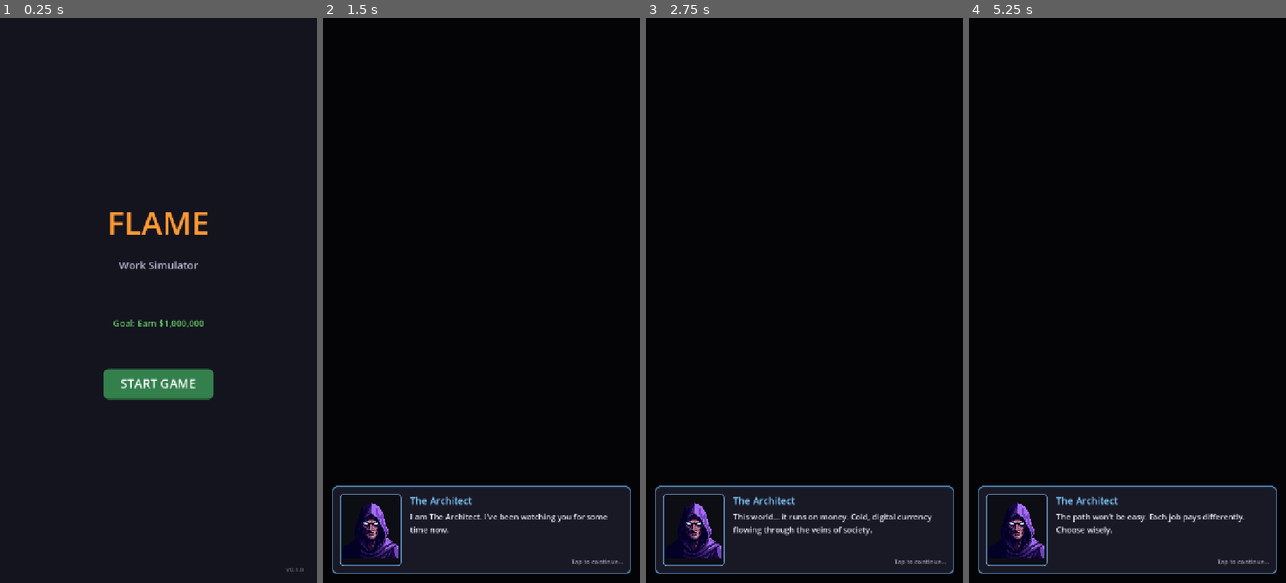
Above: before the commit, frames 1-4 (left to right).
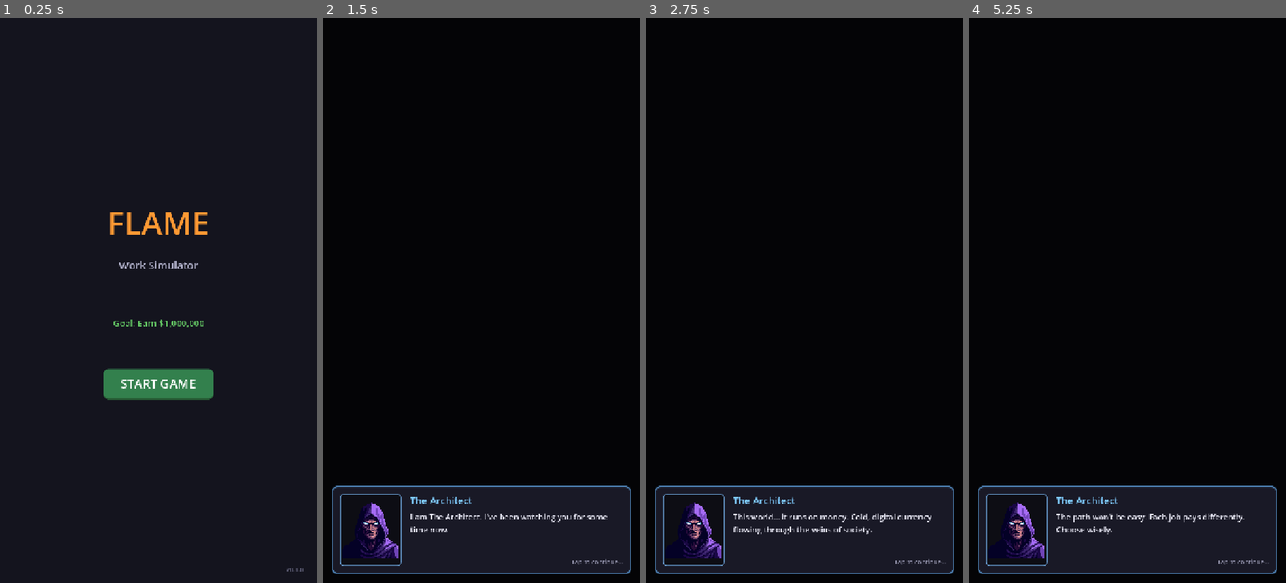
Above: after the commit, the same moments.

Repository: krlz-dev/flame
Game: Godot game, scene res://menu.tscn
Two runs of this game, one before a commit and one after it. Both use one fixed random seed, a clock stepped at 60 frames per second and the inputs below.
Inputs (mouse positions are in pixels of both pictures, inside the frame that each line leads up to):
- Up to frame 1 (0.25 s): no input
- Up to frame 2 (1.5 s): click "START GAME" at 0.5 s; tap Enter at 1.25 s; move the mouse to (551, 272) at 1.27 s; click (551, 272) at 1.42 s
- Up to frame 3 (2.75 s): tap Enter at 2 s; drag from (741, 328) to (788, 413) at 2.02 s
- Up to frame 4 (5.25 s): tap Enter every 0.75 s from 2.75 to 5 s; move the mouse to (1159, 176) at 2.77 s; click (1159, 176) at 2.92 s; drag from (1111, 413) to (1032, 215) at 3.52 s; move the mouse to (1222, 385) at 4.27 s; click (1222, 385) at 4.42 s; drag from (1032, 215) to (1079, 159) at 5.02 s

The runs differ from the first frame. In frame 1, 0.5% of the frame differs, in the area x 35-96%, y 34-98%; in frame 2, 0.4%; in frame 3, 0.6%, in the area x 27-93%, y 84-97%; in frame 4, 0.5%.

Commit message:
Add hacking mode with visual effects and improved controls
- Add 8-directional movement support with diagonal animations
- Add pixel art Enter key action button for workstation interaction
- Implement hacking mode: purple progress bar, 2s duration, $10k-50k rewards
- Add dramatic camera zoom and floating matrix-style symbols during hacking
- Disable player movement during hacking to prevent accidental escape
- Set texture filter to Nearest for crisp pixel art when zoomed
- Reduce workstation interaction radius for precise positioning

🤖 Generated with [Claude Code](https://claude.com/claude-code)

Co-Authored-By: Claude Opus 4.5 <noreply@anthropic.com>

Diff:
--- a/project.godot
+++ b/project.godot
@@ -29,5 +29,6 @@
 [rendering]
 
 renderer/rendering_method="mobile"
+textures/canvas_textures/default_texture_filter=0
 textures/vram_compression/import_etc2_astc=true
 environment/defaults/default_clear_color=Color(0, 0, 0, 1)
--- a/systems/work_system.gd
+++ b/systems/work_system.gd
@@ -6,12 +6,13 @@
 signal work_started(job_id: int)
 signal work_progress(progress: float)
 signal work_completed(reward: int)
-signal bot_loop_tick(job_id: int)
+signal hacking_started()
+signal hacking_completed(reward: int)
 
 var player: Node = null
 var bot_running: bool = false
 var bot_delay_timer: float = 0.0
-const BOT_DELAY = 0.3  # Short delay between bot jobs
+const BOT_DELAY = 1.0  # Delay between hacking jobs (prevents movement)
 
 # Job definitions: [duration, reward]
 const JOBS = {
@@ -20,13 +21,15 @@
 	3: {"name": "Job 3 - Quick Task", "duration": 3.0, "reward": 1}
 }
 
-# Bot jobs run faster (40% of normal duration)
-const BOT_SPEED_MULTIPLIER = 0.4
+# Hacking mode settings
+const HACKING_DURATION = 2.0  # 2 seconds per hack
+const HACKING_MIN_REWARD = 10000
+const HACKING_MAX_REWARD = 50000
 
 func set_player(p: Node) -> void:
 	player = p
 
-func start_job(job_id: int, is_bot: bool = false) -> bool:
+func start_job(job_id: int) -> bool:
 	if not player or not player.has_meta("work"):
 		return false
 
@@ -38,17 +41,13 @@
 		return false
 
 	var job = JOBS[job_id]
-	var duration = job.duration
-	if is_bot:
-		duration *= BOT_SPEED_MULTIPLIER  # Bot runs faster
-
-	work_comp.start_job(job_id, duration, job.reward)
+	work_comp.start_job(job_id, job.duration, job.reward)
 	work_started.emit(job_id)
 	return true
 
 func start_bot() -> void:
 	bot_running = true
-	_start_random_bot_job()
+	_start_hacking()
 
 func stop_bot() -> void:
 	bot_running = false
@@ -56,11 +55,15 @@
 func is_bot_running() -> bool:
 	return bot_running
 
-func _start_random_bot_job() -> void:
-	var job_ids = JOBS.keys()
-	var random_job = job_ids[randi() % job_ids.size()]
-	start_job(random_job, true)
-	bot_loop_tick.emit(random_job)
+func _start_hacking() -> void:
+	if not player or not player.has_meta("work"):
+		return
+
+	var work_comp: WorkComponent = player.get_meta("work")
+	# Random reward between 10,000 and 50,000
+	var random_reward = randi_range(HACKING_MIN_REWARD, HACKING_MAX_REWARD)
+	work_comp.start_job(-1, HACKING_DURATION, random_reward)  # job_id -1 for hacking
+	hacking_started.emit()
 
 func cancel_job() -> void:
 	if not player or not player.has_meta("work"):
@@ -76,7 +79,7 @@
 	if bot_running and bot_delay_timer > 0:
 		bot_delay_timer -= delta
 		if bot_delay_timer <= 0:
-			_start_random_bot_job()
+			_start_hacking()
 		return
 
 	var work_comp: WorkComponent = player.get_meta("work")
@@ -92,20 +95,28 @@
 
 func _complete_work(work_comp: WorkComponent) -> void:
 	var reward = work_comp.reward
+	var was_hacking = work_comp.current_job_id == -1
 
 	# Add money to player
 	if player.has_meta("money"):
 		var money_comp: MoneyComponent = player.get_meta("money")
 		money_comp.amount += reward
 
-	work_completed.emit(reward)
+	if was_hacking:
+		hacking_completed.emit(reward)
+	else:
+		work_completed.emit(reward)
+
 	work_comp.reset()
 
-	# If bot is running, start next job after short delay
+	# If bot is running, start next hacking job after short delay
 	if bot_running:
 		bot_delay_timer = BOT_DELAY
 
 func is_working() -> bool:
+	# Also return true during bot delay to prevent movement between hacks
+	if bot_running and bot_delay_timer > 0:
+		return true
 	if not player or not player.has_meta("work"):
 		return false
 	var work_comp: WorkComponent = player.get_meta("work")
--- a/ui/work_progress_bar.gd
+++ b/ui/work_progress_bar.gd
@@ -7,8 +7,15 @@
 var fill: ColorRect
 var label: Label
 var panel: PanelContainer
+var panel_style: StyleBoxFlat
 
 var progress: float = 0.0
+var is_hacking: bool = false
+
+const NORMAL_COLOR = Color(0.3, 0.7, 0.4)  # Green
+const HACKING_COLOR = Color(0.6, 0.2, 0.8)  # Purple
+const NORMAL_BORDER = Color(0.3, 0.5, 0.7)  # Blue
+const HACKING_BORDER = Color(0.8, 0.3, 0.9)  # Purple border
 
 func _ready() -> void:
 	visible = false
@@ -19,7 +26,7 @@
 	# Panel container
 	panel = PanelContainer.new()
 	panel.set_anchors_preset(Control.PRESET_FULL_RECT)
-	var panel_style = StyleBoxFlat.new()
+	panel_style = StyleBoxFlat.new()
 	panel_style.bg_color = Color(0.1, 0.1, 0.15, 0.9)
 	panel_style.corner_radius_top_left = 10
 	panel_style.corner_radius_top_right = 10
@@ -29,7 +36,7 @@
 	panel_style.border_width_right = 2
 	panel_style.border_width_top = 2
 	panel_style.border_width_bottom = 2
-	panel_style.border_color = Color(0.3, 0.5, 0.7)
+	panel_style.border_color = NORMAL_BORDER
 	panel.add_theme_stylebox_override("panel", panel_style)
 	add_child(panel)
 
@@ -78,7 +85,8 @@
 	if fill:
 		fill.anchor_right = progress
 	if label:
-		label.text = "WORKING... %d%%" % int(progress * 100)
+		var status_text = "HACKING" if is_hacking else "WORKING"
+		label.text = "%s... %d%%" % [status_text, int(progress * 100)]
 
 func show_bar(job_name: String = "WORKING") -> void:
 	if label:
@@ -86,5 +94,22 @@
 	set_progress(0)
 	visible = true
 
+func show_hacking() -> void:
+	is_hacking = true
+	if fill:
+		fill.color = HACKING_COLOR
+	if panel_style:
+		panel_style.border_color = HACKING_BORDER
+	if label:
+		label.text = "HACKING... 0%%"
+	set_progress(0)
+	visible = true
+
 func hide_bar() -> void:
 	visible = false
+	# Reset to normal mode
+	is_hacking = false
+	if fill:
+		fill.color = NORMAL_COLOR
+	if panel_style:
+		panel_style.border_color = NORMAL_BORDER
--- a/world.gd
+++ b/world.gd
@@ -39,17 +39,95 @@
 var can_interact: bool = false
 var indicator_tween: Tween
 
+# Hacking effects
+var camera: Camera2D
+var hacking_effects_container: Node2D
+var hacking_symbols_timer: Timer
+var is_hacking: bool = false
+const HACKING_SYMBOLS = ["0", "1", "{", "}", "<", ">", "/", "\\", "$", "#", "@", "!", "*", "&", "%", "=", "+", "-", "~", "^"]
+
 func _ready() -> void:
 	# Enable Y-sorting for proper depth ordering
 	y_sort_enabled = true
 
 	_setup_systems()
 	_create_entities()
+	_setup_camera()
 	_setup_interaction_indicator()
 	_setup_action_button()
+	_setup_hacking_effects()
 	_setup_lighting()
 	_setup_dialog()
 	_connect_signals()
+
+func _setup_camera() -> void:
+	# Create camera for zoom effects
+	camera = Camera2D.new()
+	camera.position = Vector2(360, 500)  # Center of play area
+	camera.zoom = Vector2(1, 1)
+	camera.position_smoothing_enabled = true
+	camera.position_smoothing_speed = 5.0
+	add_child(camera)
+	camera.make_current()
+
+func _setup_hacking_effects() -> void:
+	# Container for floating symbols
+	hacking_effects_container = Node2D.new()
+	hacking_effects_container.z_index = 50
+	add_child(hacking_effects_container)
+
+	# Timer for spawning symbols during hacking
+	hacking_symbols_timer = Timer.new()
+	hacking_symbols_timer.wait_time = 0.05
+	hacking_symbols_timer.timeout.connect(_spawn_hacking_symbol)
+	add_child(hacking_symbols_timer)
+
+func _spawn_hacking_symbol() -> void:
+	if not is_hacking:
+		return
+
+	var symbol = Label.new()
+	symbol.text = HACKING_SYMBOLS[randi() % HACKING_SYMBOLS.size()]
+	symbol.add_theme_font_size_override("font_size", randi_range(14, 28))
+
+	# Random green/cyan colors for hacker aesthetic
+	var colors = [Color(0.2, 1.0, 0.3), Color(0.3, 1.0, 0.5), Color(0.0, 0.9, 0.7), Color(0.5, 0.3, 1.0)]
+	symbol.add_theme_color_override("font_color", colors[randi() % colors.size()])
+
+	# Start from PC position with random X offset
+	symbol.position = workstation.position + Vector2(randf_range(-50, 50), -30)
+	symbol.z_index = 50
+	hacking_effects_container.add_child(symbol)
+
+	# Animate floating up and fading
+	var tween = create_tween()
+	tween.set_parallel(true)
+	tween.tween_property(symbol, "position:y", symbol.position.y - randf_range(80, 150), 1.0)
+	tween.tween_property(symbol, "position:x", symbol.position.x + randf_range(-30, 30), 1.0)
+	tween.tween_property(symbol, "modulate:a", 0.0, 1.0)
+	tween.chain().tween_callback(symbol.queue_free)
+
+func _start_hacking_effects() -> void:
+	is_hacking = true
+	hacking_symbols_timer.start()
+
+	# Zoom in for dramatic effect
+	var tween = create_tween()
+	tween.set_ease(Tween.EASE_OUT)
+	tween.set_trans(Tween.TRANS_CUBIC)
+	tween.tween_property(camera, "zoom", Vector2(1.3, 1.3), 0.5)
+	tween.parallel().tween_property(camera, "position", workstation.position + Vector2(0, 50), 0.5)
+
+func _stop_hacking_effects() -> void:
+	is_hacking = false
+	hacking_symbols_timer.stop()
+
+	# Zoom back out
+	var tween = create_tween()
+	tween.set_ease(Tween.EASE_OUT)
+	tween.set_trans(Tween.TRANS_CUBIC)
+	tween.tween_property(camera, "zoom", Vector2(1, 1), 0.3)
+	tween.parallel().tween_property(camera, "position", Vector2(360, 500), 0.3)
 
 func _setup_lighting() -> void:
 	# Darken the entire scene
@@ -277,7 +355,8 @@
 	work_system.work_started.connect(_on_work_started)
 	work_system.work_progress.connect(_on_work_progress)
 	work_system.work_completed.connect(_on_work_completed)
-	work_system.bot_loop_tick.connect(_on_bot_loop_tick)
+	work_system.hacking_started.connect(_on_hacking_started)
+	work_system.hacking_completed.connect(_on_hacking_completed)
 
 func _on_joystick_input(direction: Vector2) -> void:
 	# Disable movement while working
@@ -313,10 +392,35 @@
 	can_interact = false
 	_hide_indicator()
 
-func _on_bot_loop_tick(job_id: int) -> void:
-	# Update progress bar with current bot job
-	var job_info = work_system.get_job_info(job_id)
-	progress_bar.show_bar("BOT: " + job_info.get("name", "Working"))
+func _on_hacking_started() -> void:
+	# Show purple hacking progress bar
+	progress_bar.show_hacking()
+	_hide_indicator()
+	action_button.set_enabled(false)
+	_start_hacking_effects()
+	# Disable player movement completely
+	if player.has_meta("input"):
+		var input_comp: InputComponent = player.get_meta("input")
+		input_comp.is_active = false
+		input_comp.direction = Vector2.ZERO
+
+func _on_hacking_completed(reward: int) -> void:
+	# Update money display and check win condition
+	if player.has_meta("money"):
+		var money_comp: MoneyComponent = player.get_meta("money")
+		money_display.set_amount(money_comp.amount)
+
+		# Check for win
+		if money_comp.amount >= GOAL_AMOUNT and not game_won:
+			game_won = true
+			work_system.stop_bot()
+			_stop_hacking_effects()
+			progress_bar.hide_bar()
+			# Re-enable player movement
+			if player.has_meta("input"):
+				var input_comp: InputComponent = player.get_meta("input")
+				input_comp.is_active = true
+			win_screen.show_win()
 
 func _on_work_started(job_id: int) -> void:
 	var job_info = work_system.get_job_info(job_id)
@@ -328,9 +432,7 @@
 	progress_bar.set_progress(progress)
 
 func _on_work_completed(reward: int) -> void:
-	# Don't hide progress bar if bot is running (it will show next job)
-	if not work_system.is_bot_running():
-		progress_bar.hide_bar()
+	progress_bar.hide_bar()
 
 	# Update money display and check win condition
 	if player.has_meta("money"):
@@ -351,13 +453,12 @@
 			_show_milestone_dialog()
 			return
 
-	# Re-enable interaction if still near workstation (and not botting)
-	if not work_system.is_bot_running():
-		var nearby = interaction_system.get_nearby_workstation()
-		can_interact = nearby != null
-		action_button.set_enabled(can_interact)
-		if nearby:
-			_show_indicator()
+	# Re-enable interaction if still near workstation
+	var nearby = interaction_system.get_nearby_workstation()
+	can_interact = nearby != null
+	action_button.set_enabled(can_interact)
+	if nearby:
+		_show_indicator()
 
 func _show_milestone_dialog() -> void:
 	var lines: Array[String] = [
